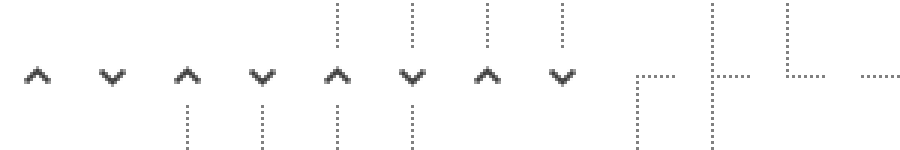
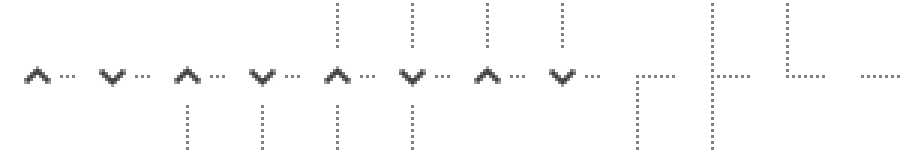
The second 900px x 150px image is a revision of the first. Changes to its layers:
added layer "图层 1" above "updown" over [left=60, top=75, right=600, bottom=78]
